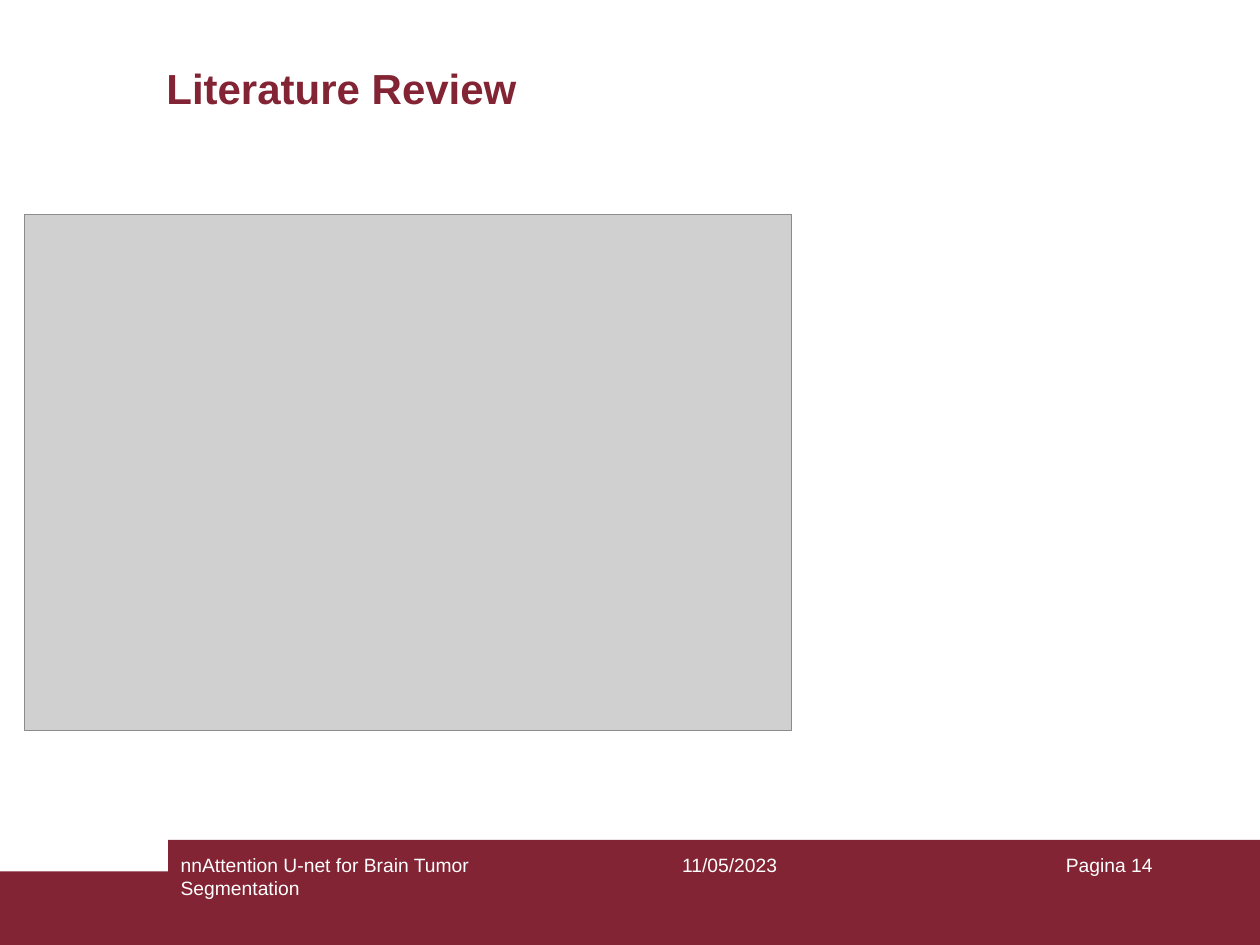
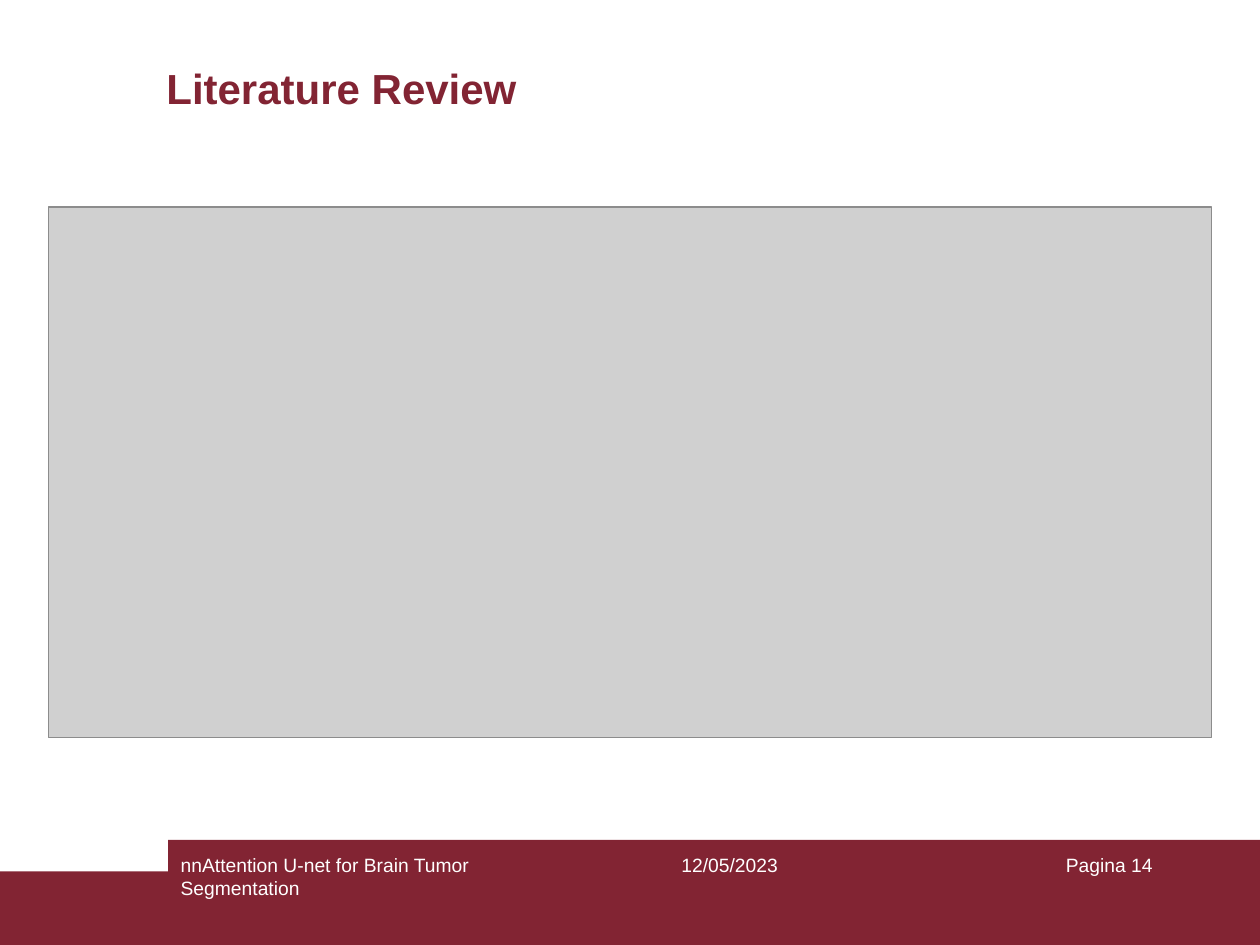
Before and after one commit to sh3rlock14/Master-Thesis-2023, a slide deck: slide 14 of thesis_slides/capparella.slides.pptx. Drawn at 1260x945 pixels with LibreOffice and Linux fonts; fonts in the diff are those of the drawing; grey boxes stand for pictures. Boxes give left, top, right and bottom in pixels: in the first picture for what was removed or moved away, otherwise in the second. Text is boxed around its words. In the diff, an @@ line names an element or a change of style, - is before the commit and + after.

Commit message:
add: more slides and images

```diff
--- a/thesis_slides/capparella.slides.pptx
+++ b/thesis_slides/capparella.slides.pptx
@@ picture: place and size @@
-picture at (25, 214, 793, 730)
+picture at (48, 207, 1211, 737)
@@ text at (681, 858, 777, 873): text changed @@
-11/05/2023
+12/05/2023
```
Also in this commit, not shown: 16 other slides changed, 5 slides added, 13 other files.
